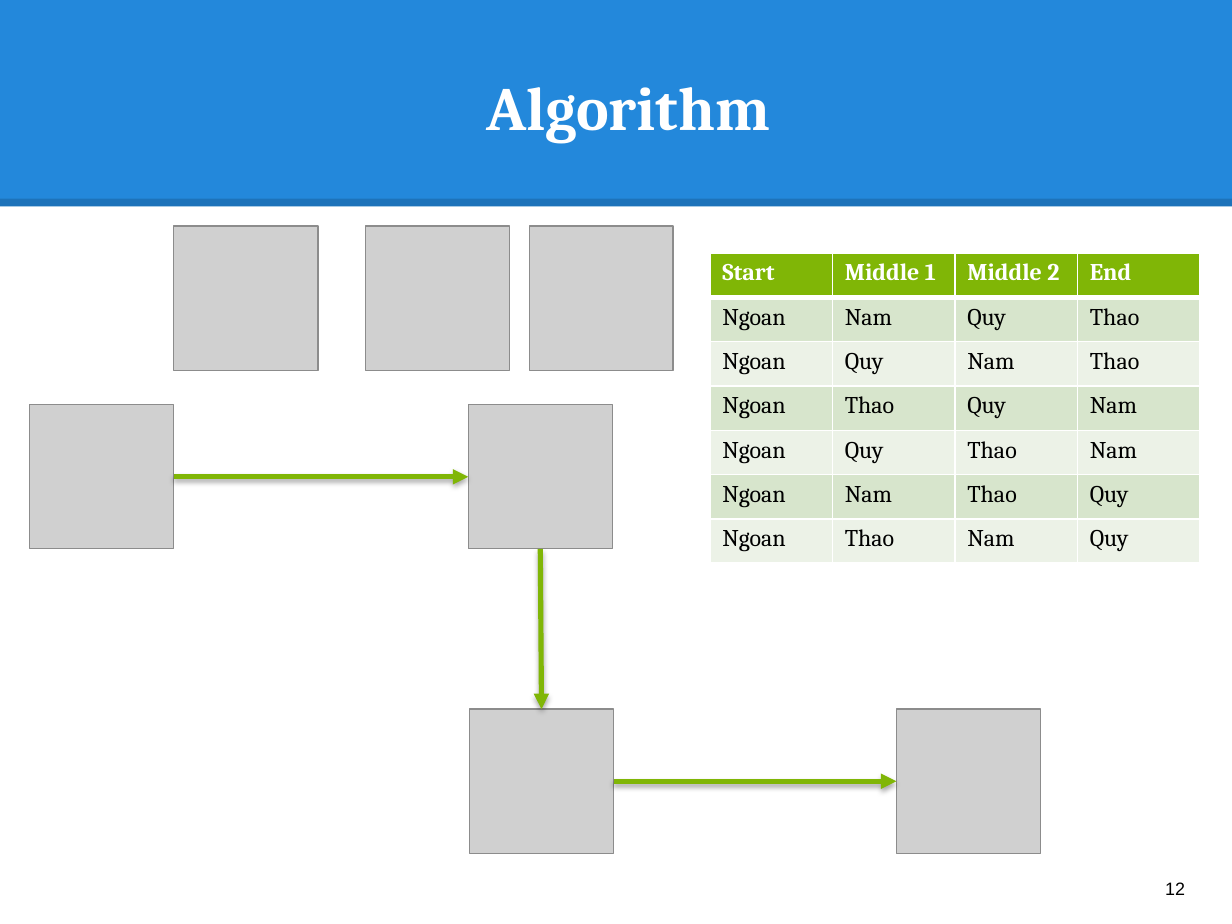
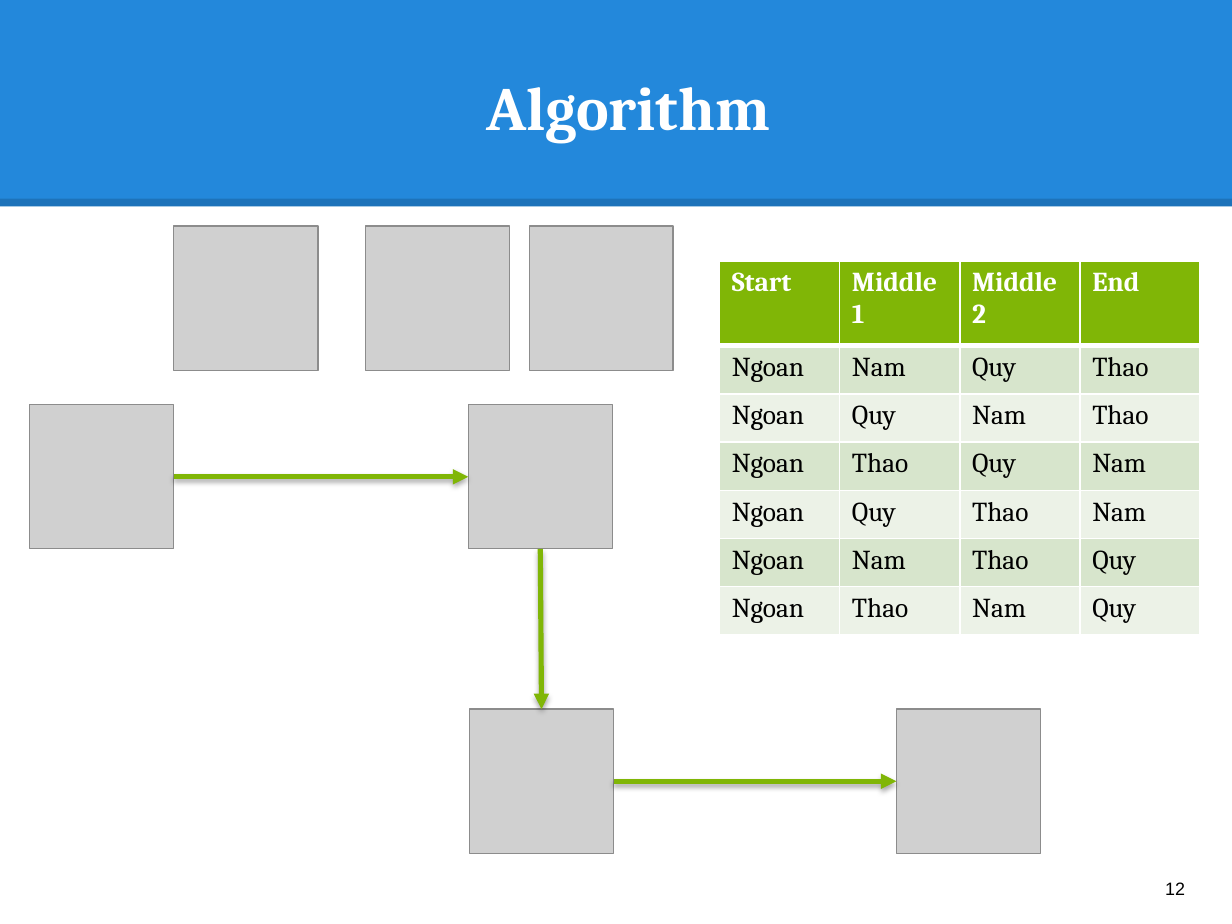
Before and after one commit to hqt/street-router, a slide deck: slide 12 of Document/presentation/search_motorbike.pptx. Drawn at 1232x924 pixels with LibreOffice and Linux fonts; fonts in the diff are those of the drawing; grey boxes stand for pictures. Boxes give left, top, right and bottom in pixels: in the first picture for what was removed or moved away, otherwise in the second. Text is boxed around its words. In the diff, an @@ line names an element or a change of style, - is before the commit and + after.

```diff
--- a/Document/presentation/search_motorbike.pptx
+++ b/Document/presentation/search_motorbike.pptx
@@ table at bbox=[719, 261, 1202, 634] @@
@@ size 14 to 16 pt @@
@@ table: place and size @@
-table at bbox=[710, 253, 1198, 563]
+table at bbox=[719, 261, 1202, 634]
```
Also in this commit, not shown: 7 other slides changed, 1 other file.
